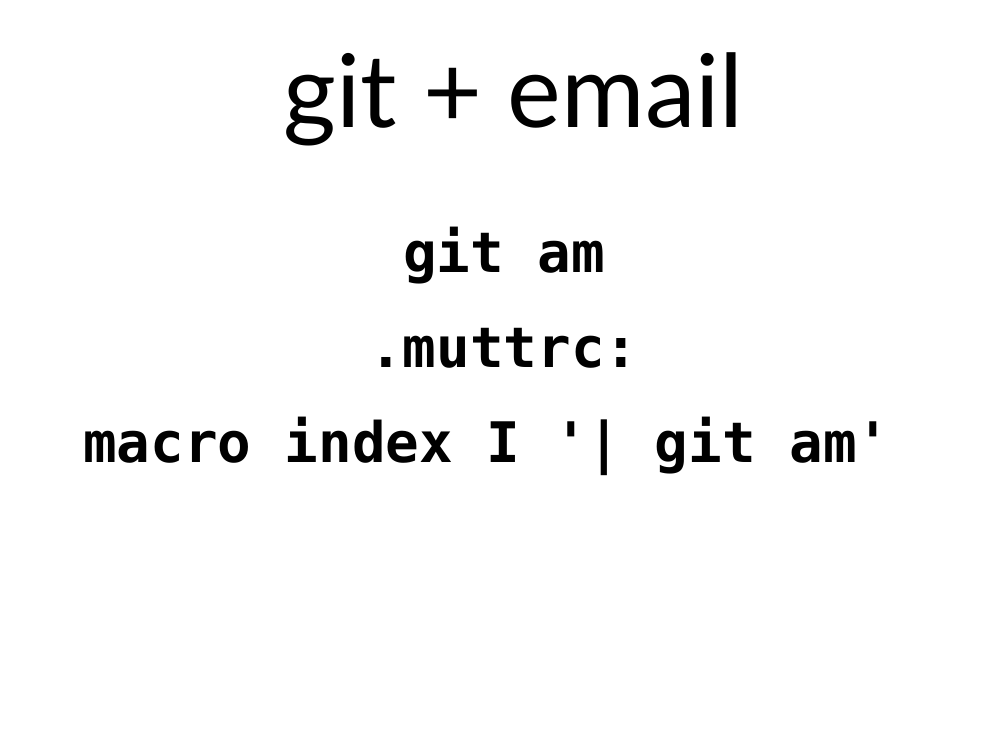
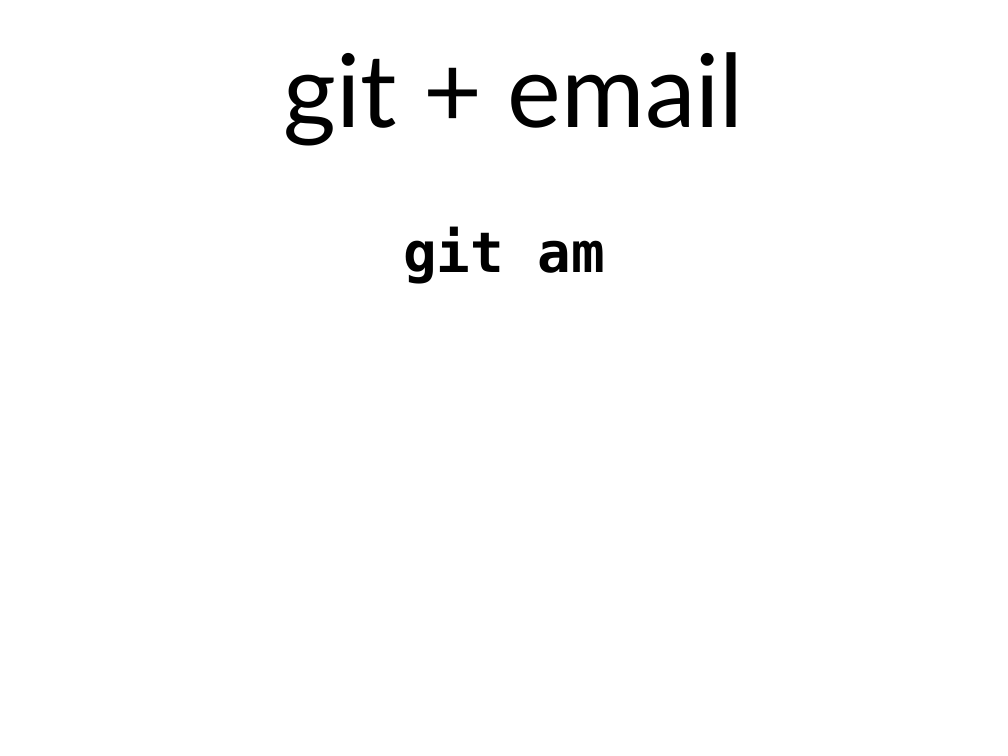
Before and after one commit to gregkh/presentation-stone-tools, a slide deck: slide 21 of stone-tools.odp. Drawn at 1008x756 pixels with LibreOffice and Linux fonts; fonts in the diff are those of the drawing. Boxes give left, top, right and bottom in pixels: in the first picture for what was removed or moved away, otherwise in the second. Text is boxed around its words. In the diff, an @@ line names an element or a change of style, - is before the commit and + after.

Commit message:
update

```diff
--- a/stone-tools.odp
+++ b/stone-tools.odp
@@ text at [83,327,890,474]: paragraphs removed @@
-.muttrc:
-macro index I '| git am'
```
Also in this commit, not shown: 1 other slide changed, 2 slides added, 2 slides removed.
